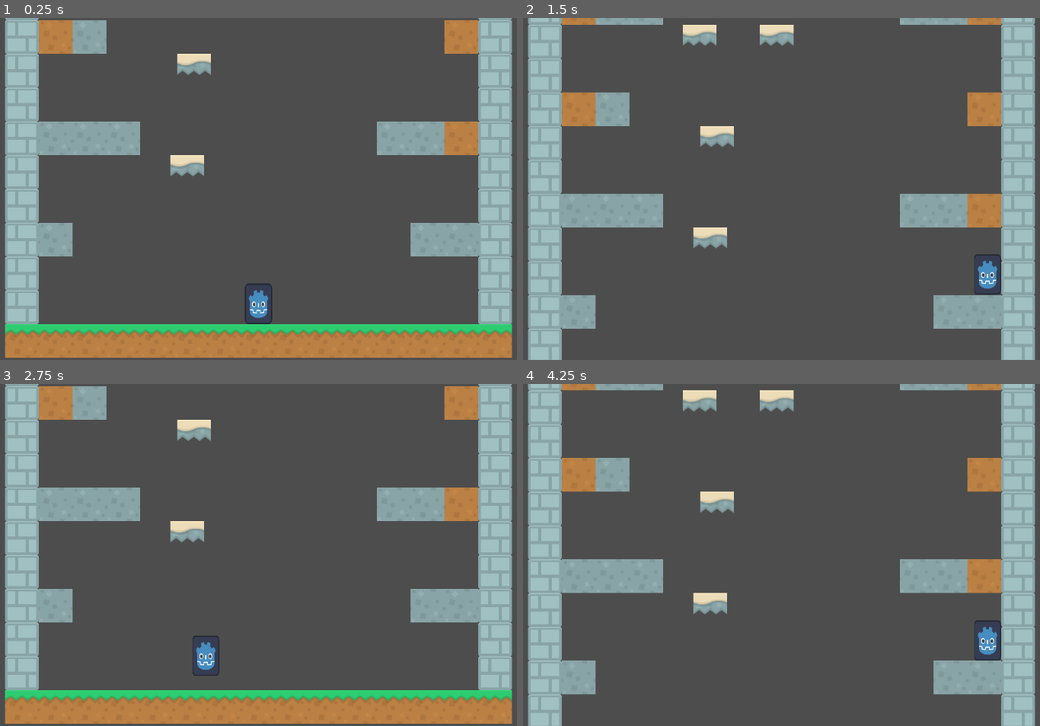
Above: before the commit, frames 1-4 (two rows, left to right).
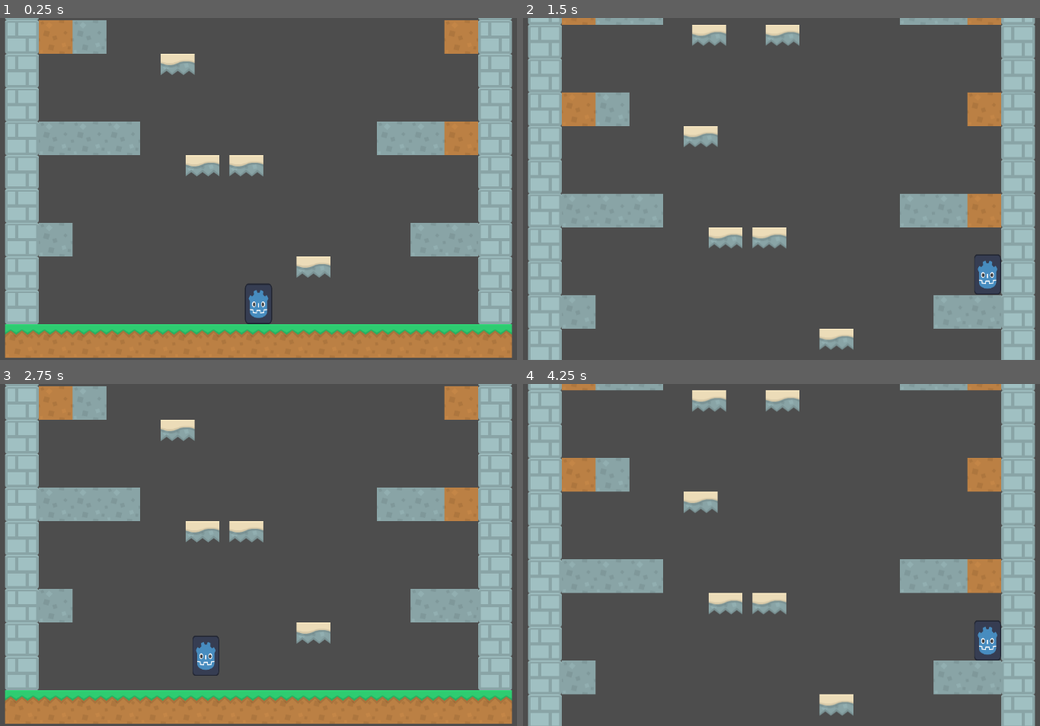
Above: after the commit, the same moments.

Repository: AllyJoho/princess-game
Game: Godot game, scene res://scenes/level.tscn
Two runs of this game, one before a commit and one after it. Both use one fixed random seed, a clock stepped at 60 frames per second and the inputs below.
Inputs:
- Up to frame 1 (0.25 s): no input
- Up to frame 2 (1.5 s): tap Enter at 0.5 s; hold D (move_right) from 0.53 s (still down); tap Space (jump) at 0.77 s
- Up to frame 3 (2.75 s): tap Space (jump) at 1.52 s; release D (move_right) at 2.03 s; hold A (move_left) from 2.03 s (still down)
- Up to frame 4 (4.25 s): release A (move_left) at 2.78 s; hold D (move_right) from 2.78 s (still down); tap Space (jump) at 3.02, 3.77 s

The runs differ from the first frame. In frame 1, 1.6% of the frame differs, in the area x 31-64%, y 10-76%; in frame 2, 2.0%; in frame 3, 1.6%; in frame 4, 2.1%, in the area x 30-64%, y 1-97%.

Commit message:
Guarantees there's a half platform on each level

Diff:
--- a/scripts/level.gd
+++ b/scripts/level.gd
@@ -13,7 +13,7 @@
 var level_width = 14
 var level_height = 30
 var block_length = 64
-var half_platform_chance = 0.6
+var half_platform_chance = 0.2
 
 func spawn_object(x,y,object,texture=null):
 	var p = object.instantiate()
@@ -41,9 +41,11 @@
 		spawn_object(x_pos,y_pos, platform, stone_texture)
 
 func build_half_platforms(y_pos, wall_pos):
+	var chance = [half_platform_chance, half_platform_chance, 1]
+	chance.shuffle()
 	for i in range(3):
 		var x_pos = -wall_pos+(5 + 2*i)*block_length + randf_range(-1,1)*(block_length/2)
-		if randf() > half_platform_chance:
+		if randf() < chance[i]:
 			spawn_object(x_pos,y_pos, half_platform)
 	pass
 
